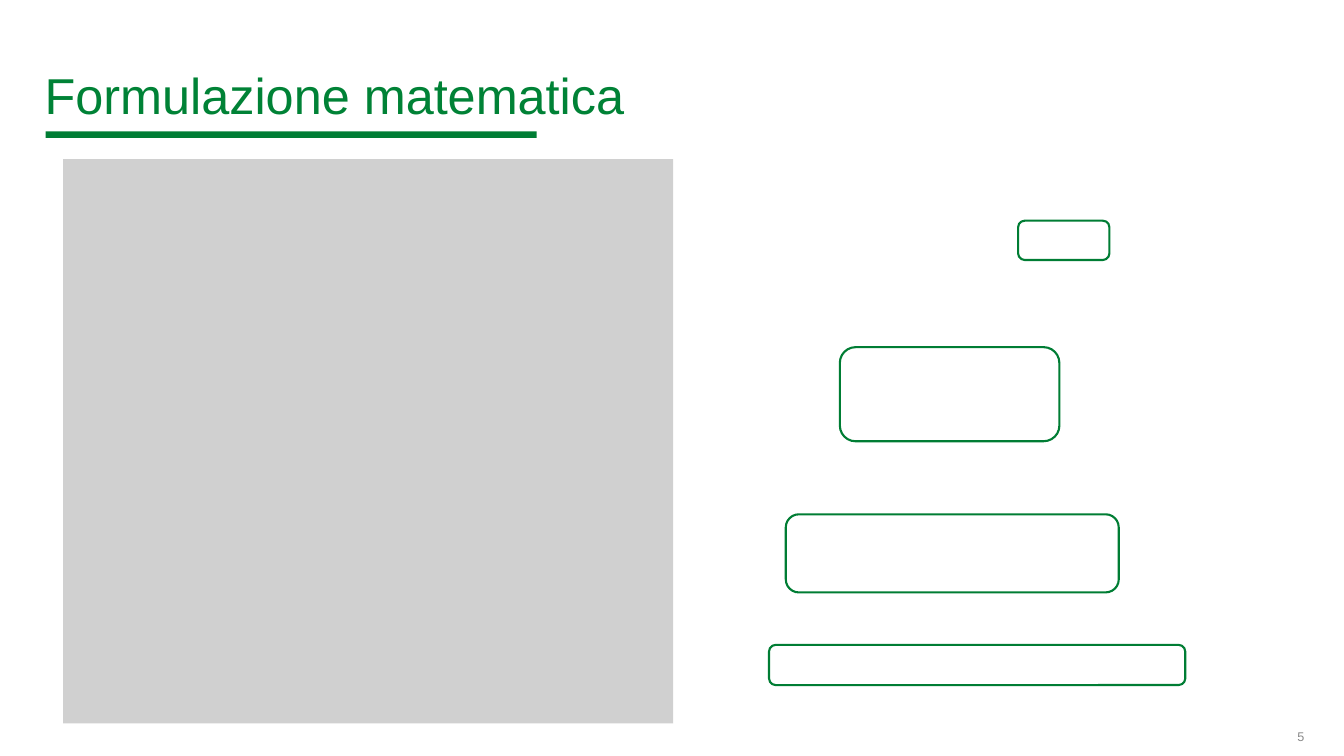
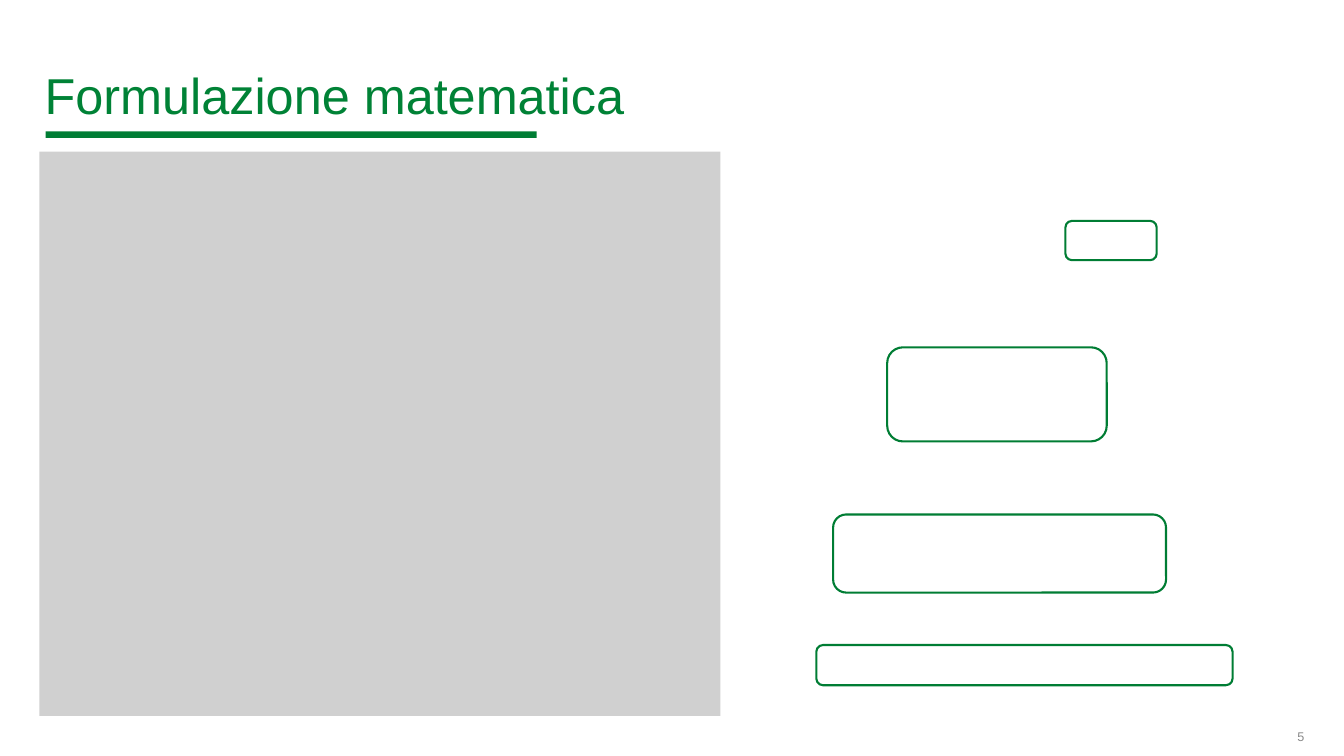
Before and after one commit to BitSquish/Assembly-Line-Balancing, a slide deck: slide 5 of slides/Assembly Line Balancing Problem.pptx. Drawn at 1344x756 pixels with LibreOffice and Linux fonts; fonts in the diff are those of the drawing; grey boxes stand for pictures; background and template pictures are left out. Boxes give left, top, right and bottom in pixels: in the first picture for what was removed or moved away, otherwise in the second. Text is boxed around its words. In the diff, an @@ line names an element or a change of style, - is before the commit and + after.

```diff
--- a/slides/Assembly Line Balancing Problem.pptx
+++ b/slides/Assembly Line Balancing Problem.pptx
@@ picture: place and size @@
-picture at bbox=[64, 159, 674, 724]
+picture at bbox=[39, 151, 721, 716]
@@ rounded rectangle: place and size @@
-rounded rectangle at bbox=[840, 347, 1060, 441]
+rounded rectangle at bbox=[887, 348, 1107, 442]
@@ 3 rounded rectangles: place and size @@
-3 rounded rectangles at bbox=[769, 221, 1186, 686]
+3 rounded rectangles at bbox=[817, 221, 1233, 686]
```
Also in this commit, not shown: 1 other file.
